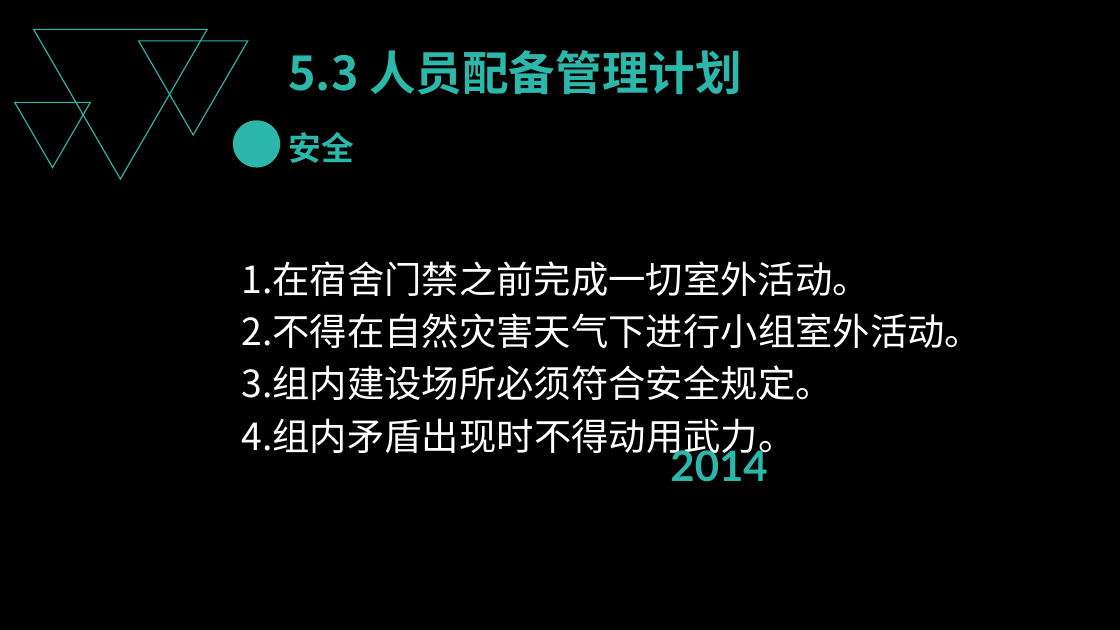
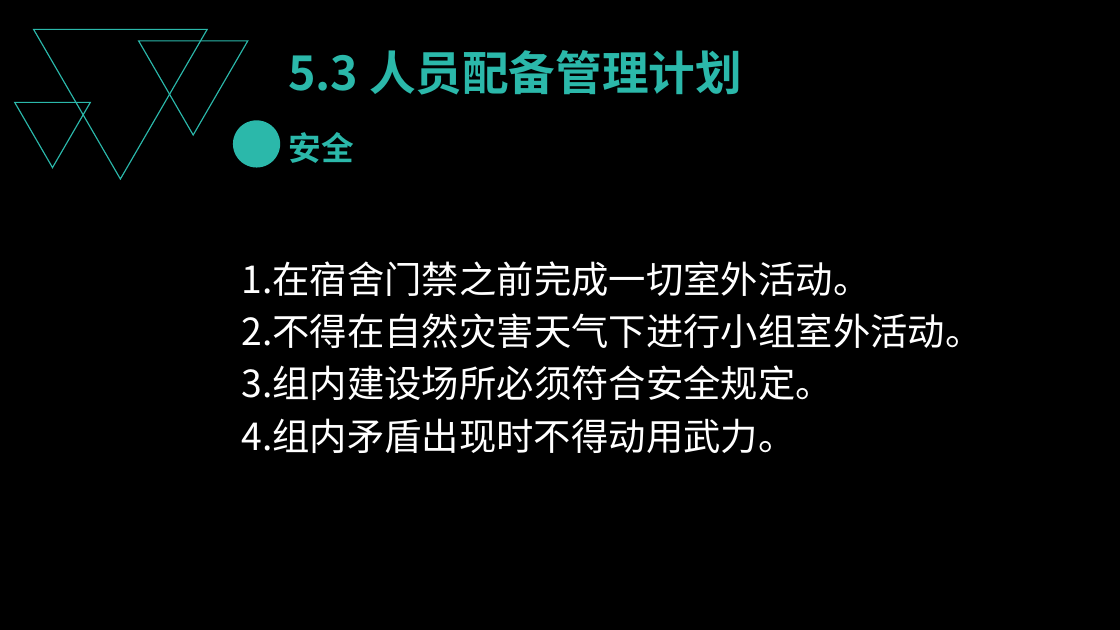
Before and after one commit to PRD2018-G03/PRD2018-G03-SoftwareEngineeringProject, a slide deck: slide 74 of 受控文档/08_其他任务/需求项目工程计划评审PPT/需求项目工程计划评审PPT.pptx (slide 57 before the commit). Drawn at 1120x630 pixels with LibreOffice and Linux fonts; fonts in the diff are those of the drawing. Boxes give left, top, right and bottom in pixels: in the first picture for what was removed or moved away, otherwise in the second. Text is boxed around its words. In the diff, an @@ line names an element or a change of style, - is before the commit and + after.

```diff
--- a/受控文档/08_其他任务/需求项目工程计划评审PPT/需求项目工程计划评审PPT.pptx
+++ b/受控文档/08_其他任务/需求项目工程计划评审PPT/需求项目工程计划评审PPT.pptx
@@ text removed at (x1=670, y1=445, x2=767, y2=482) @@
-2014
```
Also in this commit, not shown: 21 other slides changed, 32 slides added, 11 slides removed.
